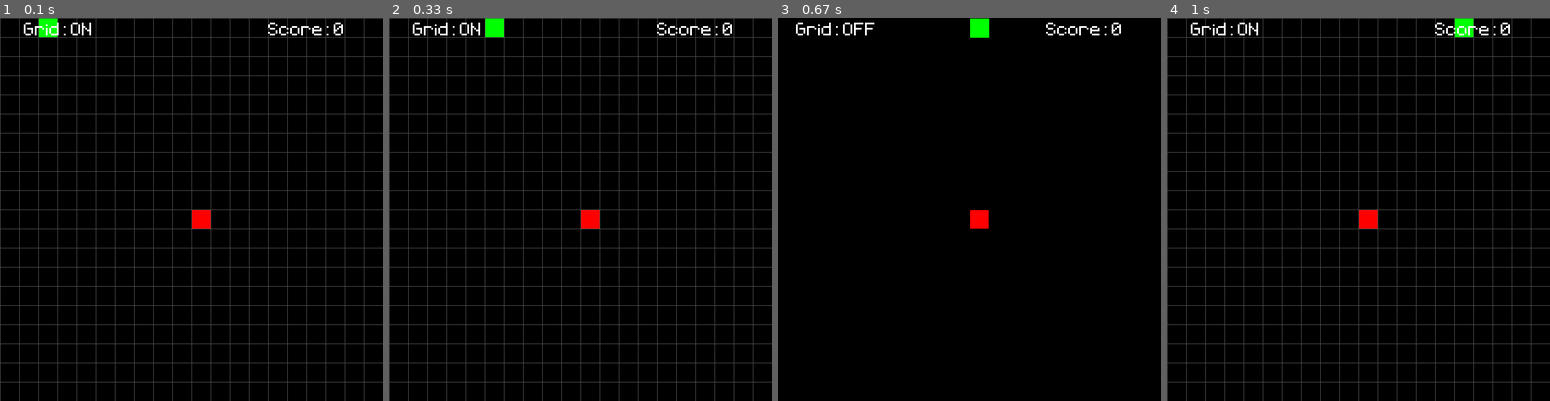
Above: before the commit, frames 1-4 (left to right).
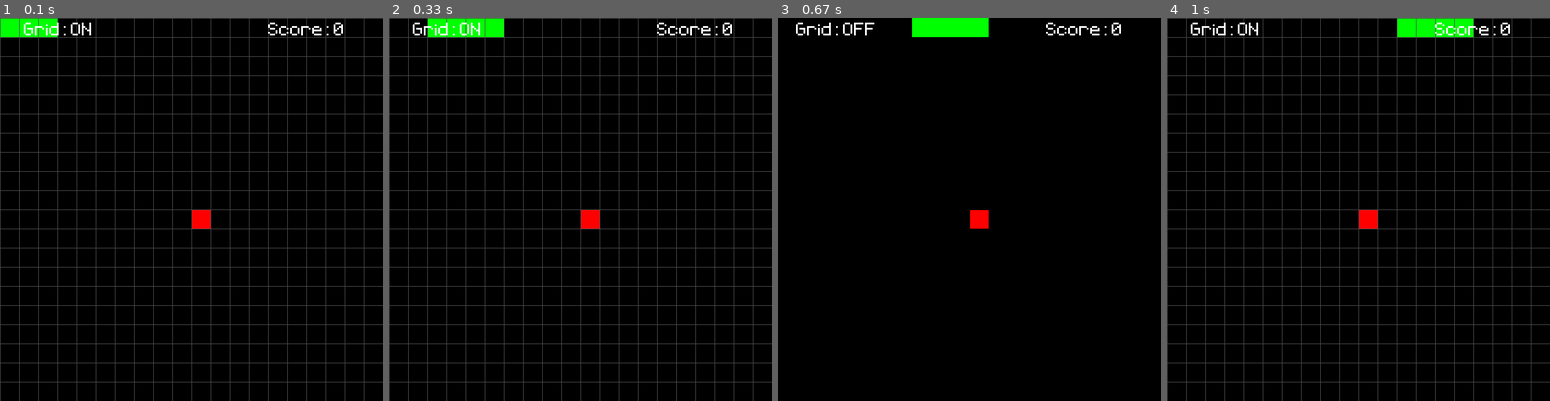
Above: after the commit, the same moments.

Repository: homczykk/Snake-using-pygame
Game: pygame game, started from game.py
Same seed, same stepped clock (60 frames per second), same inputs: the game is played once before the commit and once after it.
Inputs:
- Up to frame 1 (0.1 s): no input
- Up to frame 2 (0.33 s): no input
- Up to frame 3 (0.67 s): tap G at 0.33 s
- Up to frame 4 (1 s): tap G at 0.67 s

The runs differ from the first frame. In frame 1, 0.4% of the frame differs, in the area x 0-10%, y 0-5%; in frame 2, 0.6%; in frame 3, 0.8%, in the area x 35-56%, y 0-6%; in frame 4, 0.7%.

Commit message:
Last polishing.

Diff:
--- a/game.py
+++ b/game.py
@@ -86,7 +86,7 @@
 score = 0
 
 head_surf = pygame.Surface((CELL_SIZE, CELL_SIZE))
-head_rect = head_surf.get_rect(center = (17,17))
+head_rect = head_surf.get_rect(center = (round(CELL_SIZE/2), round(CELL_SIZE/2)))
 head_surf.fill("green")
 snake_direction = [33, 0]
 
@@ -96,7 +96,10 @@
 
 segment_surf = pygame.Surface((CELL_SIZE, CELL_SIZE))
 segment_surf.fill("green")
-segment_list = [head_rect]
+segment_list = [head_rect,
+                segment_surf.get_rect(topleft = (1,1)),
+                segment_surf.get_rect(topleft = (1,1)),
+                segment_surf.get_rect(topleft = (1,1))]
 
 is_grid = True
 
